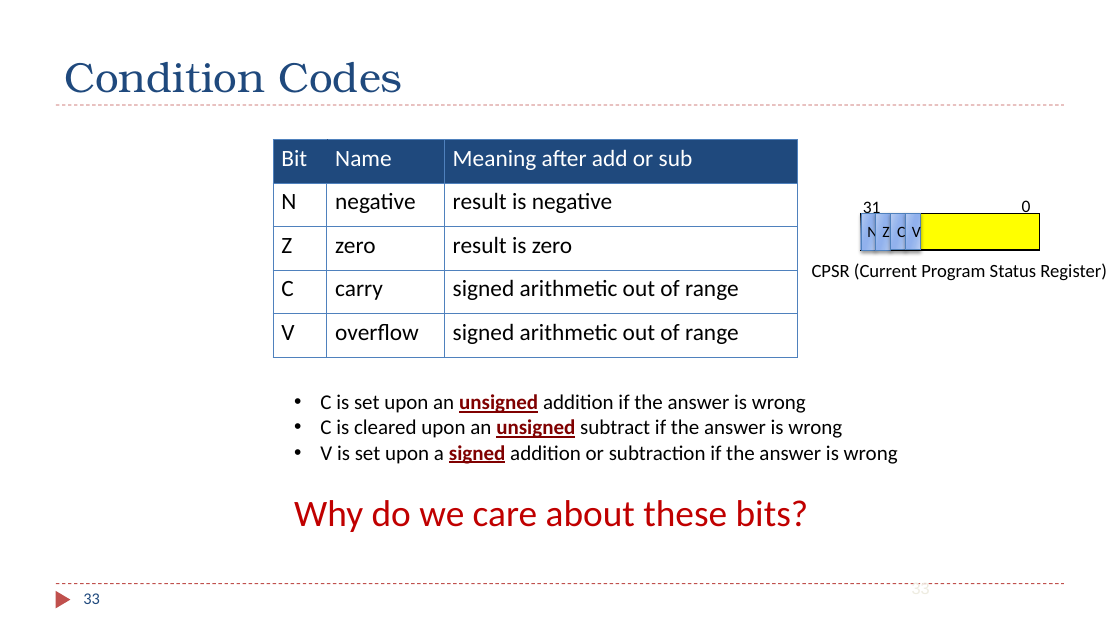
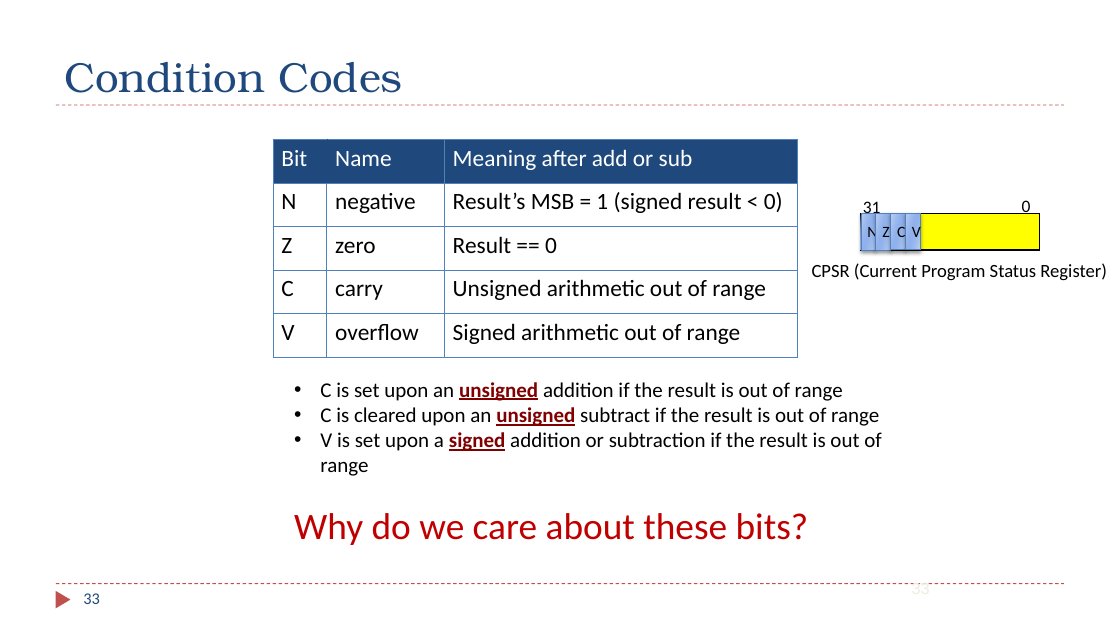
Before and after one commit to guhofstra/CSC111Sp26, a slide deck: slide 33 of PPTs/Ch2_Data_Representation.pptx. Drawn at 1120x630 pixels with LibreOffice and Linux fonts; fonts in the diff are those of the drawing. Boxes give left, top, right and bottom in pixels: in the first picture for what was removed or moved away, otherwise in the second. Text is boxed around its words. In the diff, an @@ line names an element or a change of style, - is before the commit and + after.

```diff
--- a/PPTs/Ch2_Data_Representation.pptx
+++ b/PPTs/Ch2_Data_Representation.pptx
@@ table at box(273, 140, 798, 358) @@
-row 2, column 3: result is negative
+row 2, column 3: Result’s MSB = 1 (signed result < 0)
-row 3, column 3: result is zero
+row 3, column 3: Result == 0
-row 4, column 3: signed arithmetic out of range
+row 4, column 3: Unsigned arithmetic out of range
-row 5, column 3: signed arithmetic out of range
+row 5, column 3: Signed arithmetic out of range
@@ text "C is set upon an ...": place and size @@
-text "C is set upon an ..." at box(294, 394, 898, 532)
+text "C is set upon an ..." at box(294, 382, 881, 545)
@@ text at box(320, 382, 881, 476): text changed @@
-• C is set upon an unsigned addition if the answer is wrong
-• C is cleared upon an unsigned subtract if the answer is wrong
-• V is set upon a signed addition or subtraction if the answer is wrong
+• C is set upon an unsigned addition if the result is out of range
+• C is cleared upon an unsigned subtract if the result is out of range
+• V is set upon a signed addition or subtraction if the result is out of range
```
Also in this commit, not shown: 14 other slides changed, 21 other files.
